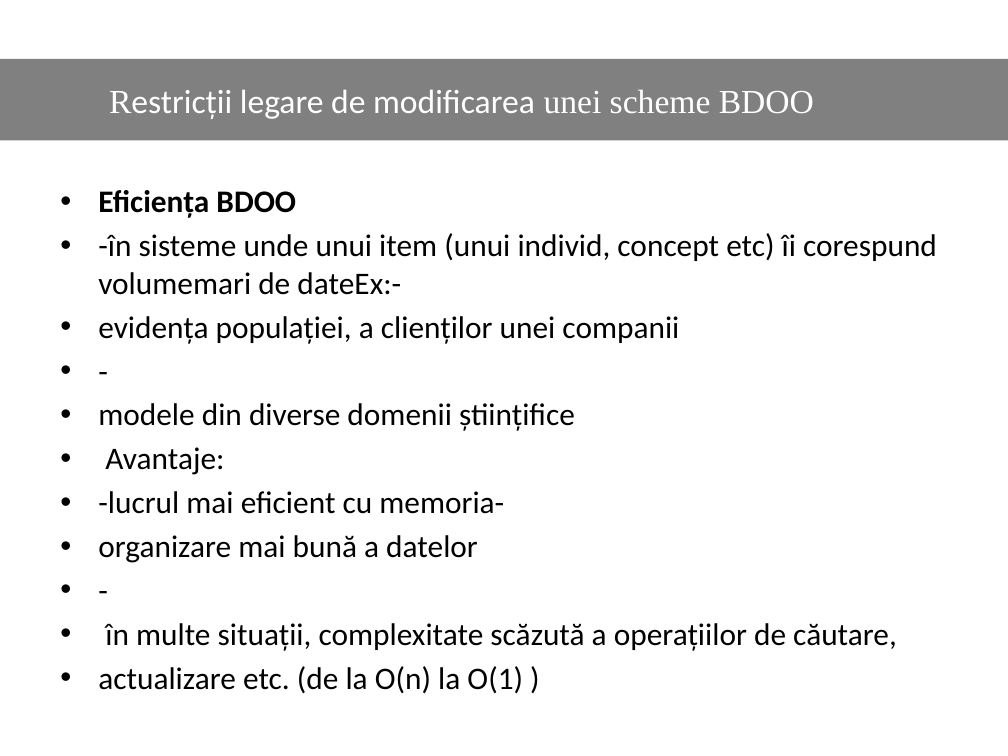
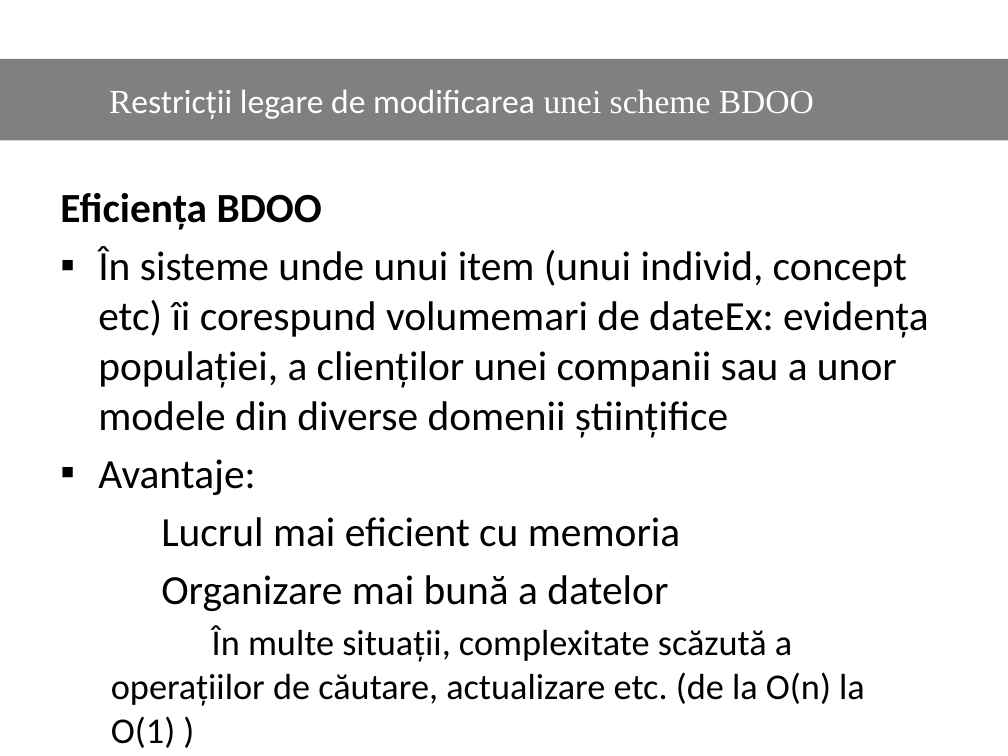
Before and after one commit to Dani25/BDOO, a slide deck: slide 39 of bdoo.pptx (slide 38 before the commit). Drawn at 1008x756 pixels with LibreOffice and Linux fonts; fonts in the diff are those of the drawing. Boxes give left, top, right and bottom in pixels: in the first picture for what was removed or moved away, otherwise in the second. Text is boxed around its words. In the diff, an @@ line names an element or a change of style, - is before the commit and + after.

```diff
--- a/bdoo.pptx
+++ b/bdoo.pptx
@@ text at bbox=[60, 193, 322, 495]: size 22.4 to 29.6 pt in "Eficiența BDOO", "Avantaje:"; bullet • to none; more space between paragraphs; bullet • to ▪ @@
@@ text at bbox=[98, 246, 929, 438]: text changed; size 22.4 to 29.6 pt @@
-• -în sisteme unde unui item (unui individ, concept etc) îi corespund volumemari de dateEx:-
-• evidența populației, a clienților unei companii
-• -
-• modele din diverse domenii științifice
+▪ În sisteme unde unui item (unui individ, concept etc) îi corespund volumemari de dateEx: evidența populației, a clienților unei companii sau a unor modele din diverse domenii științifice
@@ text at bbox=[111, 517, 865, 748]: text changed; size 22.4 to 25.9 pt @@
-• -lucrul mai eficient cu memoria-
-• organizare mai bună a datelor
-• -
-• în multe situații, complexitate scăzută a operațiilor de căutare,
-• actualizare etc. (de la O(n) la O(1) )
+Lucrul mai eficient cu memoria
+Organizare mai bună a datelor
+  În multe situații, complexitate scăzută a operațiilor de căutare, actualizare etc. (de la O(n) la O(1) )
```
Also in this commit, not shown: 23 other slides changed, 2 slides added.
